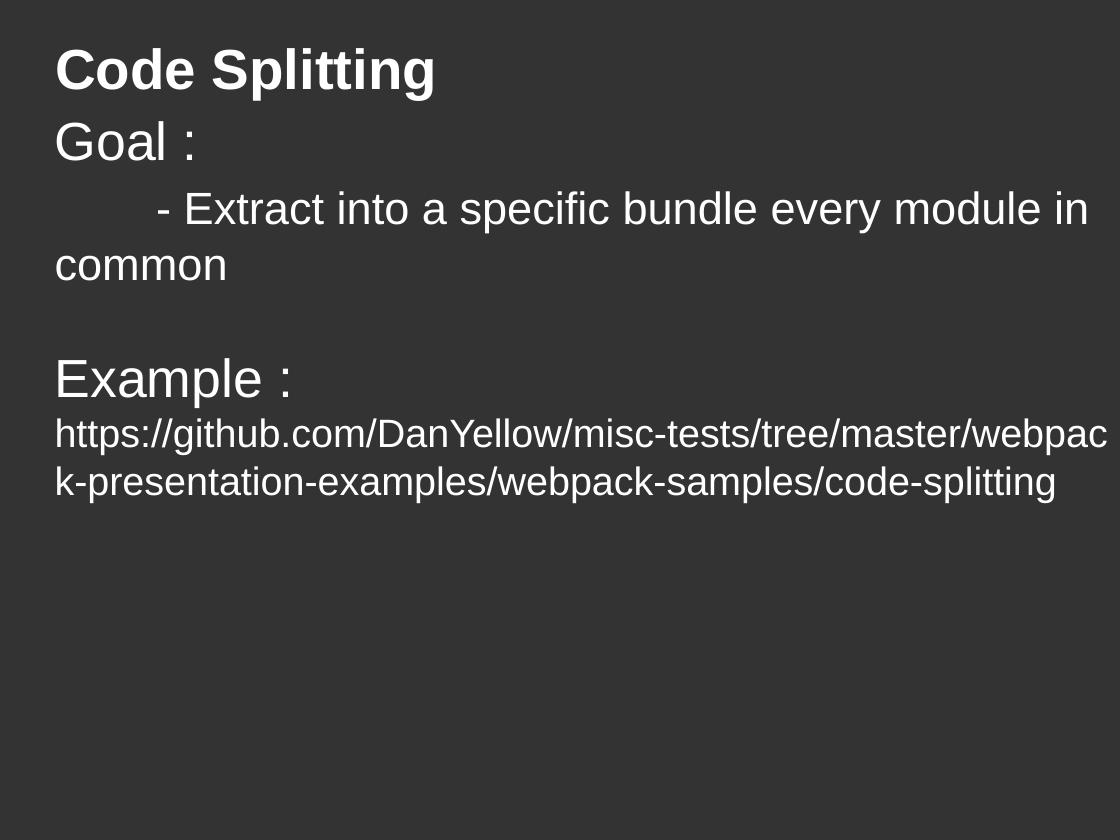
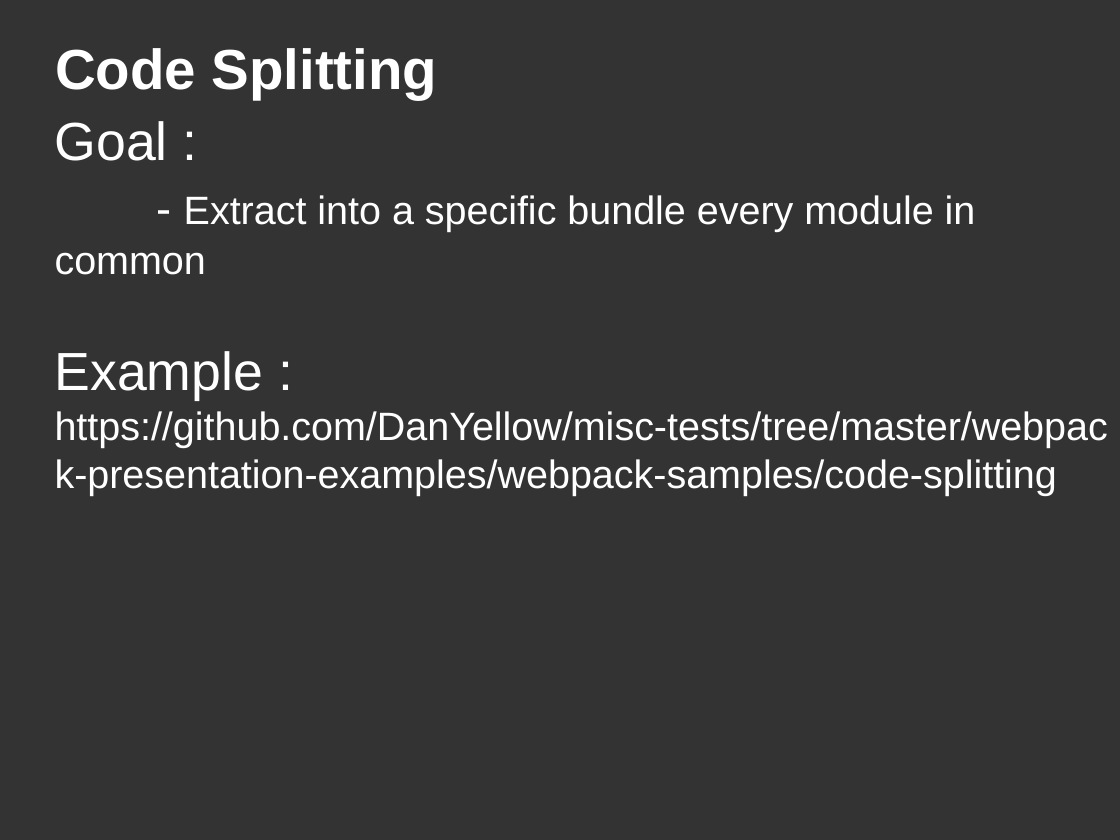
Before and after one commit to DanYellow/misc-tests, a slide deck: slide 52 of webpack-presentation-examples/webpack-presentation.odp (slide 51 before the commit). Drawn at 1120x840 pixels with LibreOffice and Linux fonts; fonts in the diff are those of the drawing. Boxes give left, top, right and bottom in pixels: in the first picture for what was removed or moved away, otherwise in the second. Text is boxed around its words. In the diff, an @@ line names an element or a change of style, - is before the commit and + after.

```diff
--- a/webpack-presentation-examples/webpack-presentation.odp
+++ b/webpack-presentation-examples/webpack-presentation.odp
@@ title "Goal : - Extract into ..." at (55,121,1108,495): size 32 to 28 pt in "Extract into a specific bundle every module ..." @@
```
Also in this commit, not shown: 4 other slides changed, 2 slides added, 1 slide removed, 19 other files.
